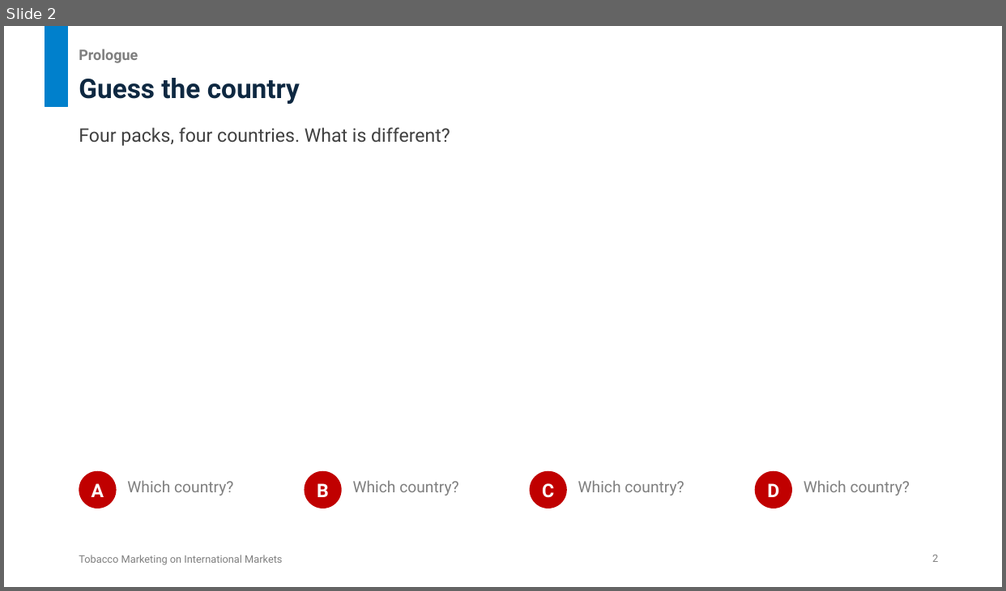
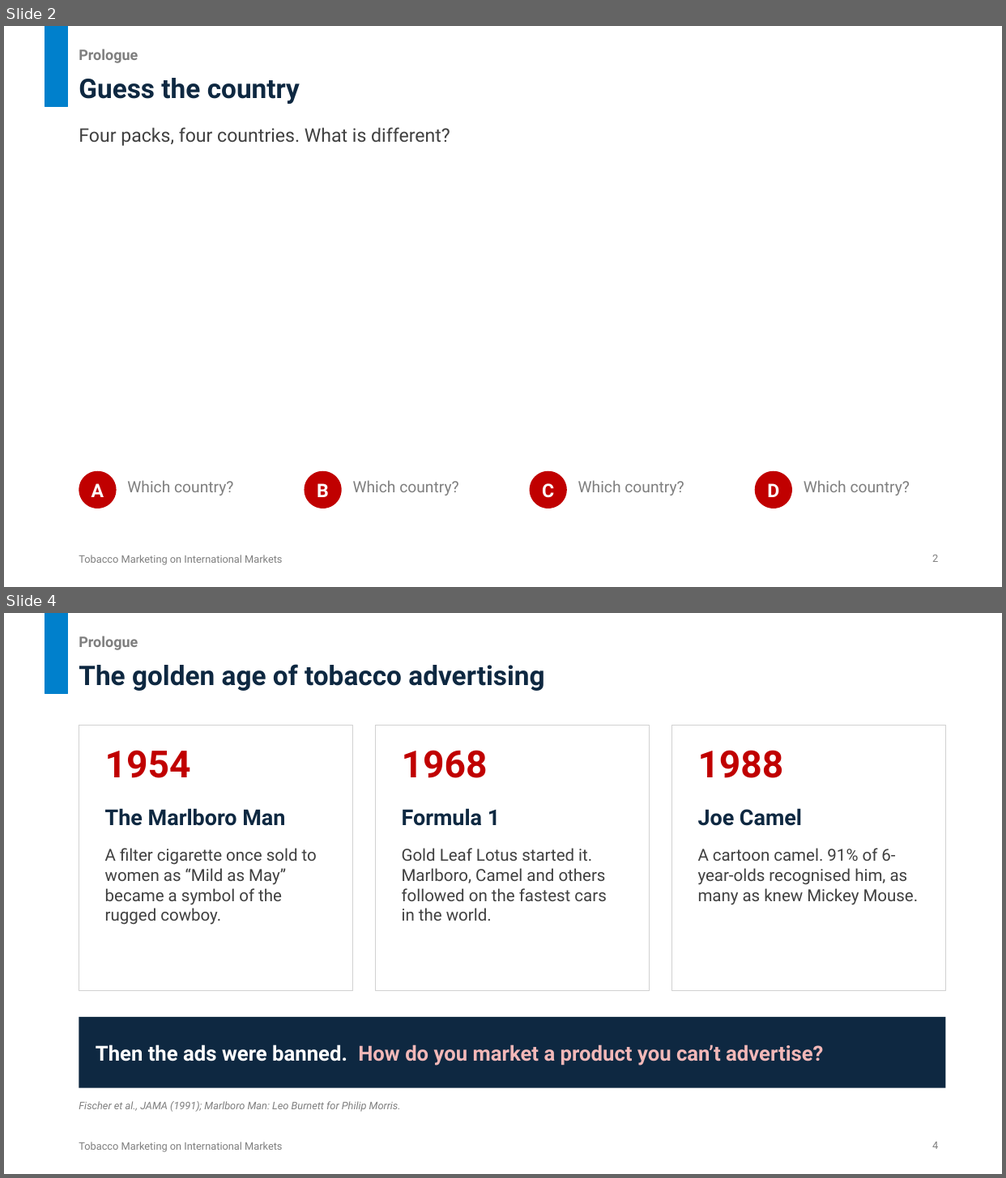
Before and after one commit to untitl333d/-frontend-slides, a slide deck: presentations/tobacco-marketing/Tobacco_Marketing_International_Markets.pptx. Shown one above the other, each under a label of ours: slide 2 before the commit, slides 2 and 4 after it; the slides between them are not shown. The pictures are 1006x591 and 1006x1178 pixels, drawn with LibreOffice and Linux fonts; fonts in the diff are those of the drawing. Boxes give left, top, right and bottom in pixels: in the first picture for what was removed or moved away, otherwise in the second. Text is boxed around its words. In the diff, an @@ line names an element or a change of style, - is before the commit and + after.

```diff
--- a/presentations/tobacco-marketing/Tobacco_Marketing_International_Markets.pptx
+++ b/presentations/tobacco-marketing/Tobacco_Marketing_International_Markets.pptx
@@ slide 4 added at box(4, 613, 1002, 1174), background #FFFFFF; not listed: 2 template elements that a slide beside it also shows @@
@@ text added at box(79, 636, 138, 650), 14 pt, text #7F7F7F, bold @@
+Prologue
@@ title added at box(79, 664, 544, 691), 26 pt, text #0E2841, bold @@
+The golden age of tobacco advertising
@@ rectangle added at box(79, 726, 353, 991), fill #FFFFFF, outline #D1D1D1 1 pt @@
@@ rectangle added at box(375, 726, 650, 991), fill #FFFFFF, outline #D1D1D1 1 pt @@
@@ rectangle added at box(671, 726, 946, 991), fill #FFFFFF, outline #D1D1D1 1 pt @@
@@ text added at box(105, 750, 191, 778), 36 pt, text #C00000, bold @@
+1954
@@ text added at box(402, 750, 488, 778), 36 pt, text #C00000, bold @@
+1968
@@ text added at box(698, 750, 784, 778), 36 pt, text #C00000, bold @@
+1988
@@ text added at box(105, 808, 285, 826), 21 pt, text #0E2841, bold @@
+The Marlboro Man
@@ text added at box(402, 808, 500, 826), 21 pt, text #0E2841, bold @@
+Formula 1
@@ text added at box(698, 808, 802, 826), 21 pt, text #0E2841, bold @@
+Joe Camel
@@ text added at box(105, 848, 317, 925), 16 pt, text #404040 @@
+A filter cigarette once sold to women as “Mild as May” became a symbol of the rugged cowboy.
@@ text added at box(402, 848, 606, 921), 16 pt, text #404040 @@
+Gold Leaf Lotus started it. Marlboro, Camel and others followed on the fastest cars in the world.
@@ text added at box(698, 848, 918, 905), 16 pt, text #404040 @@
+A cartoon camel. 91% of 6-year-olds recognised him, as many as knew Mickey Mouse.
@@ rectangle added at box(79, 1017, 946, 1088), fill #0E2841, 20 pt, text #F2B8B8, bold @@
+Then the ads were banned. How do you market a product you can’t advertise?
@@ text added at box(79, 1101, 401, 1112), 10 pt, text #7F7F7F, italic @@
+Fischer et al., JAMA (1991); Marlboro Man: Leo Burnett for Philip Morris.
@@ page number added at box(932, 1142, 938, 1149), 10 pt, text #7F7F7F @@
+4
```
Also in this commit, not shown: 9 slides changed, 1 slide removed, 2 other files.
